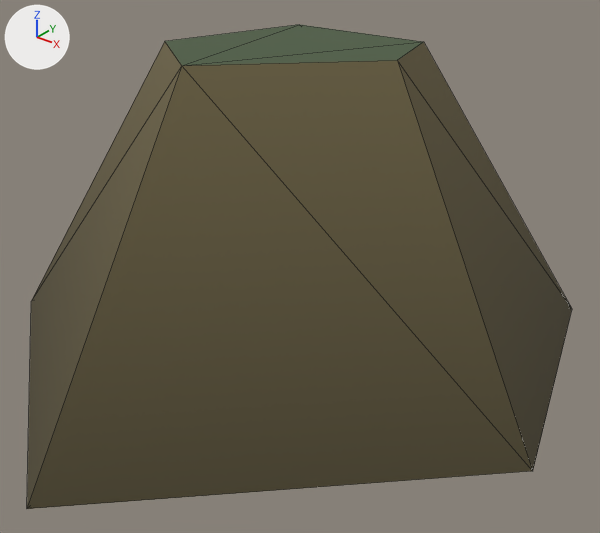
The glTF model public/props/findling_klein.glb, before and after one commit.
One viewpoint serves both versions: a 50 mm lens placed at (1.098, -1.253, 1.037), pointed at (0.087, 0.01, 0.253). The lights are fixed; the arrows at upper left show +X, +Y and +Z. The picture after the commit comes second. Mesh edges are drawn as thin lines. Vertices at exactly the same position are counted once.

Before the edit, the objects in view are built like this:
```python
me_findling_klein = bpy.data.meshes.new('findling_klein')
me_findling_klein.from_pydata(...)  # 10 vertices, 16 faces; spans x -0.66..0.66, y -0.66..0.66, z 0.0..0.7
me_findling_klein.materials.append(mat_prop)
ob_findling_klein = bpy.data.objects.new('findling_klein', me_findling_klein)
ob_findling_klein.location = (0.0, 0.0, 0.0)
```
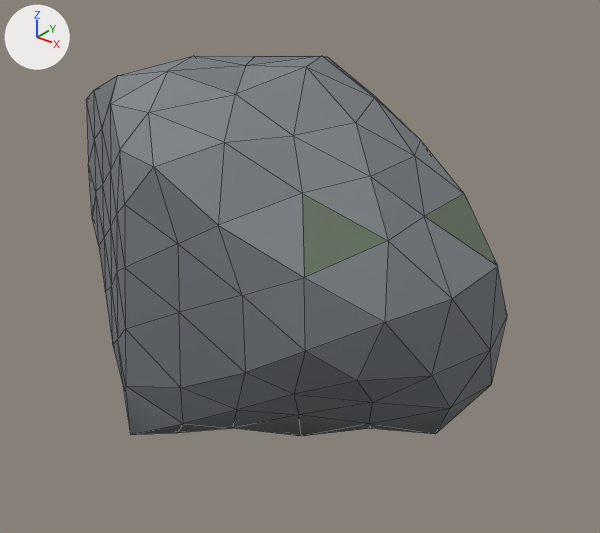
What changed in the scene script:
```text
Change me_findling_klein:
    used by ob_findling_klein; location = (0.0, 0.0, 0.0)
    remove me_findling_klein.from_pydata(...)  # 10 vertices, 16 faces; spans x -0.66..0.66, y -0.66..0.66, z 0.0..0.7
    add me_findling_klein.from_pydata(...)  # 162 vertices, 320 faces; spans x -1.0..1.0, y -0.724..0.724, z -0.617..0.617
    me_findling_klein part 1: the whole mesh is rebuilt
Change ob_findling_klein:
    ob_findling_klein.location: (0.0, 0.0, 0.0) -> (0.0, 0.0, 0.35)
    ob_findling_klein.scale: (1.0, 1.0, 1.0) -> (0.567, 0.567, 0.567)
```

Pixel boxes [x1, y1, x2, y2] of what changed, in the pictures (600 x 533 px):
'findling_klein', reshaped, moved, rescaled (23% narrower, 21% shorter): before [27, 25, 572, 509]; after [86, 56, 507, 436]
